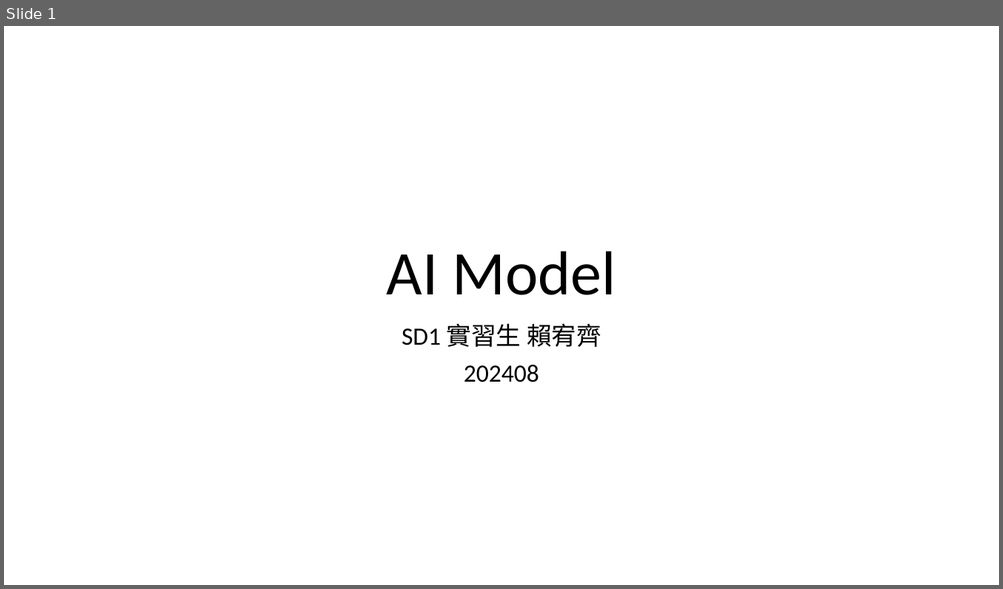
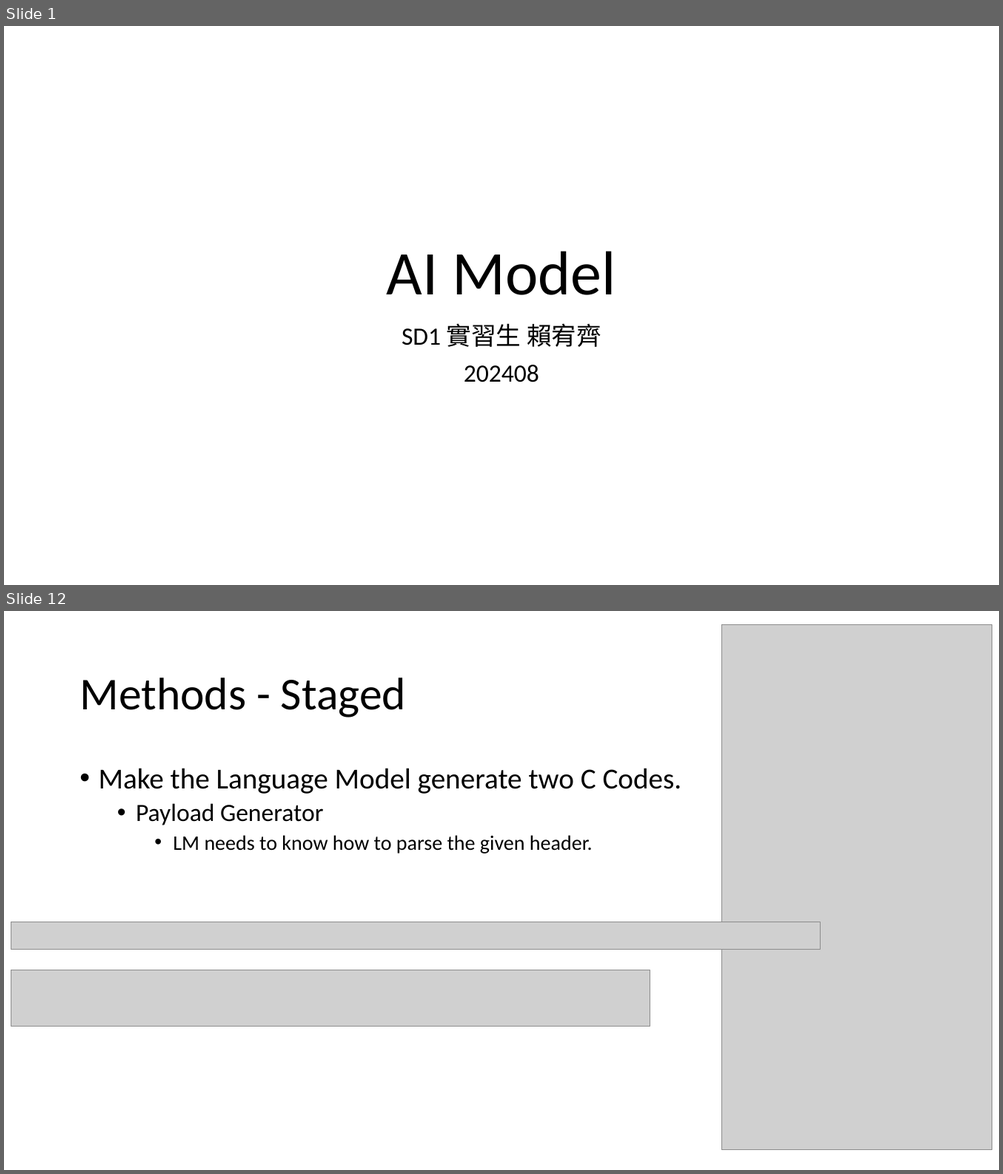
Before and after one commit to yqlai/CModel, a slide deck: 賴宥齊_AI.pptx. Shown one above the other, each under a label of ours: slide 1 before the commit, slides 1 and 12 after it; the slides between them are not shown. The pictures are 1003x589 and 1003x1174 pixels, drawn with LibreOffice and Linux fonts; fonts in the diff are those of the drawing; grey boxes stand for pictures. Boxes give left, top, right and bottom in pixels: in the first picture for what was removed or moved away, otherwise in the second. Text is boxed around its words. In the diff, an @@ line names an element or a change of style, - is before the commit and + after.

```diff
--- a/賴宥齊_AI.pptx
+++ b/賴宥齊_AI.pptx
@@ slide 12 added at [4,611,999,1170], background #FFFFFF @@
@@ picture added at [722,624,992,1150] @@
@@ title added at [79,678,406,718], 44 pt, text #000000 @@
+Methods - Staged
@@ text added at [99,768,682,854], 28 pt, text #000000 @@
+• Make the Language Model generate two C Codes.
+  • Payload Generator
+    • LM needs to know how to parse the given header.
@@ picture added at [11,922,819,949] @@
@@ picture added at [11,971,649,1027] @@
```
Also in this commit, not shown: 9 slides changed, 7 other slides added, 1 slide removed, 10 other files.
